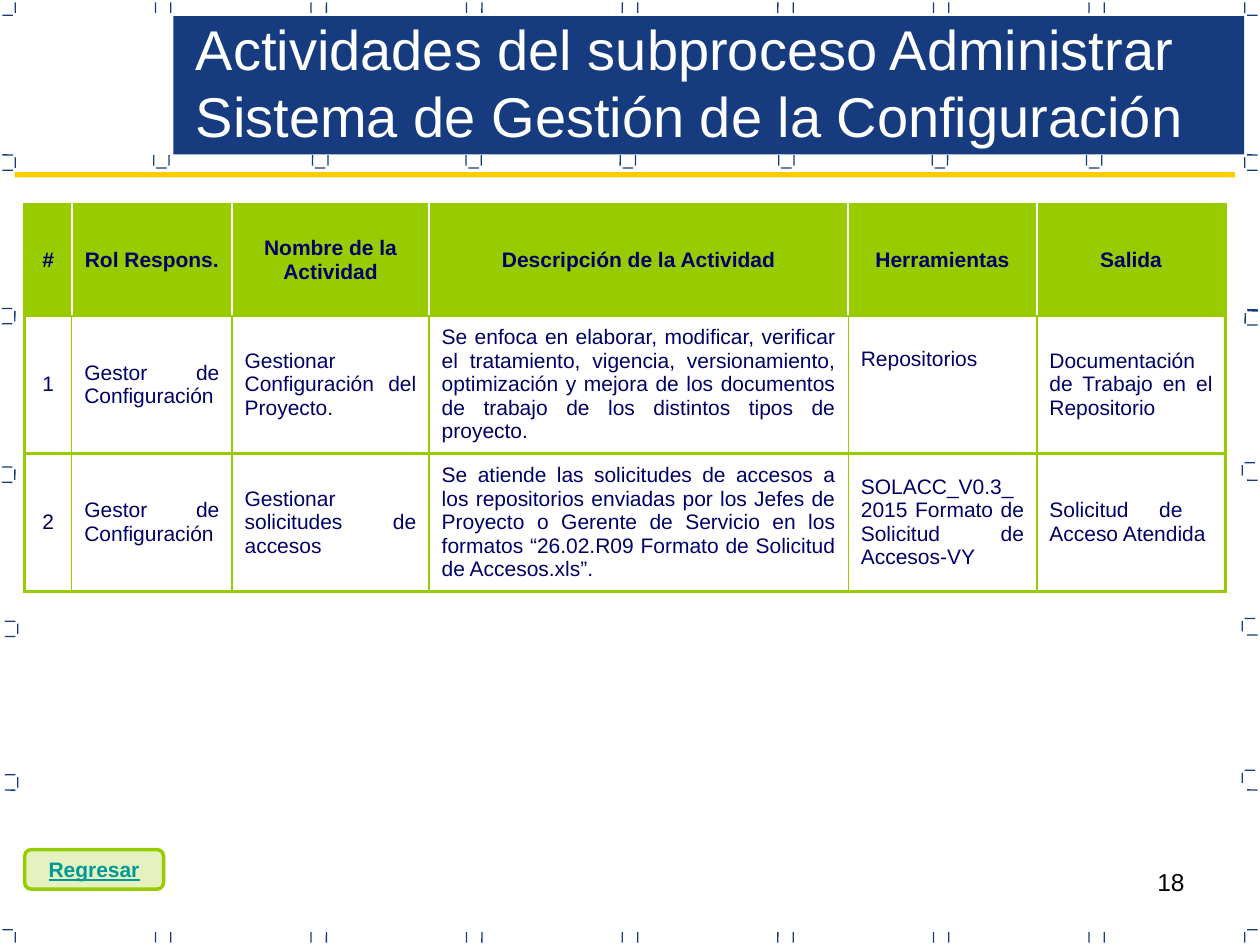
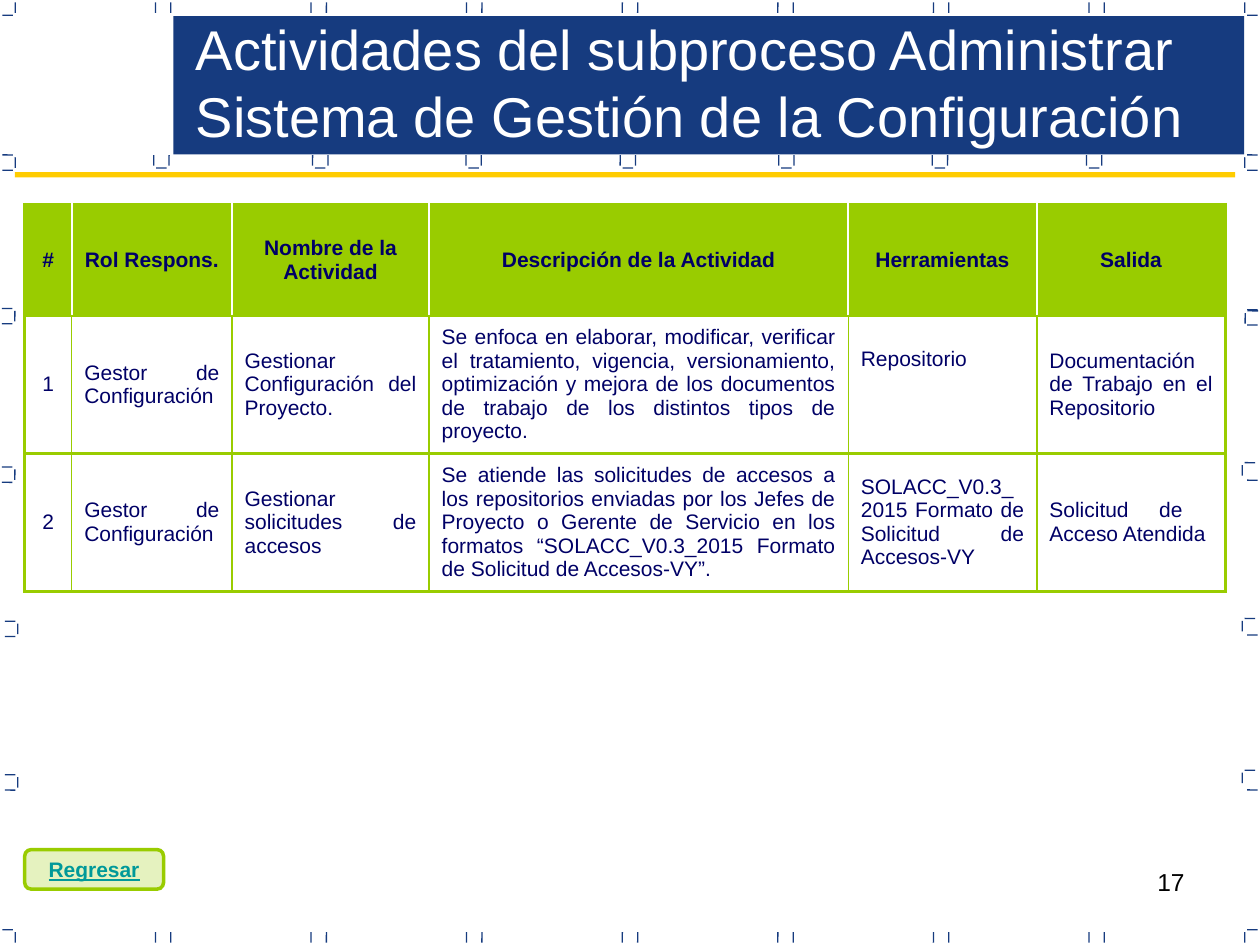
Before and after one commit to CreativeCheeseGame/BoundPhysic, a slide deck: slide 17 of Area de Proceso Gestion Configuracion/PGC_V0.3_2015 Proceso de Gestion de Configuracion.pptx (slide 18 before the commit). Drawn at 1260x945 pixels with LibreOffice and Linux fonts; fonts in the diff are those of the drawing. Boxes give left, top, right and bottom in pixels: in the first picture for what was removed or moved away, otherwise in the second. Text is boxed around its words. In the diff, an @@ line names an element or a change of style, - is before the commit and + after.

```diff
--- a/Area de Proceso Gestion Configuracion/PGC_V0.3_2015 Proceso de Gestion de Configuracion.pptx
+++ b/Area de Proceso Gestion Configuracion/PGC_V0.3_2015 Proceso de Gestion de Configuracion.pptx
@@ table at (x1=25, y1=204, x2=1226, y2=592) @@
-row 2, column 5: Repositorios
+row 2, column 5: Repositorio
-row 3, column 4: Se atiende las solicitudes de accesos a los repositorios enviadas por los Jefes de Proyecto o Gerente de Servicio en los formatos “26.02.R09 Formato de Solicitud de Accesos.xls”.
+row 3, column 4: Se atiende las solicitudes de accesos a los repositorios enviadas por los Jefes de Proyecto o Gerente de Servicio en los formatos “SOLACC_V0.3_2015 Formato de Solicitud de Accesos-VY”.
@@ page number at (x1=1157, y1=874, x2=1184, y2=891): text changed @@
-18
+17
```
Also in this commit, not shown: 9 other slides changed, 2 slides removed.
